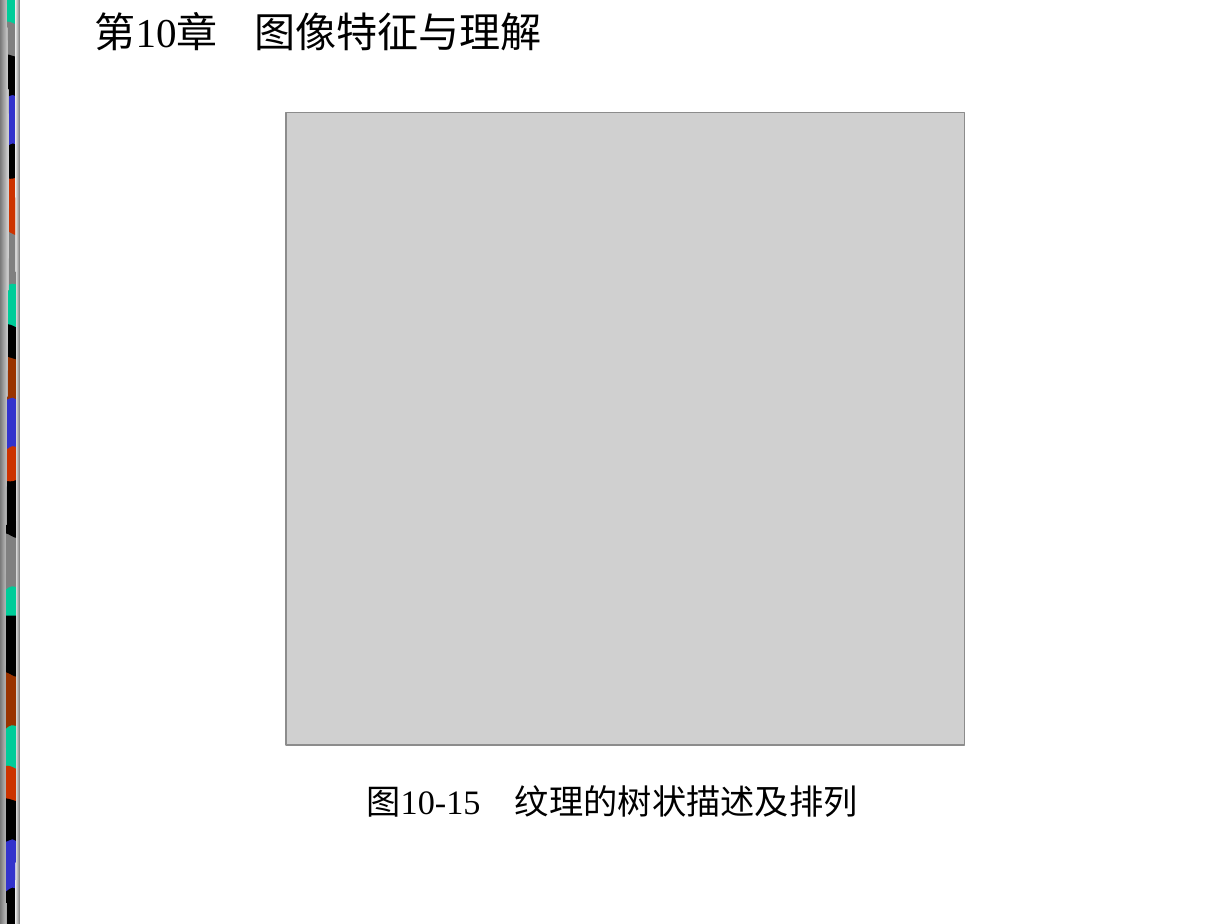
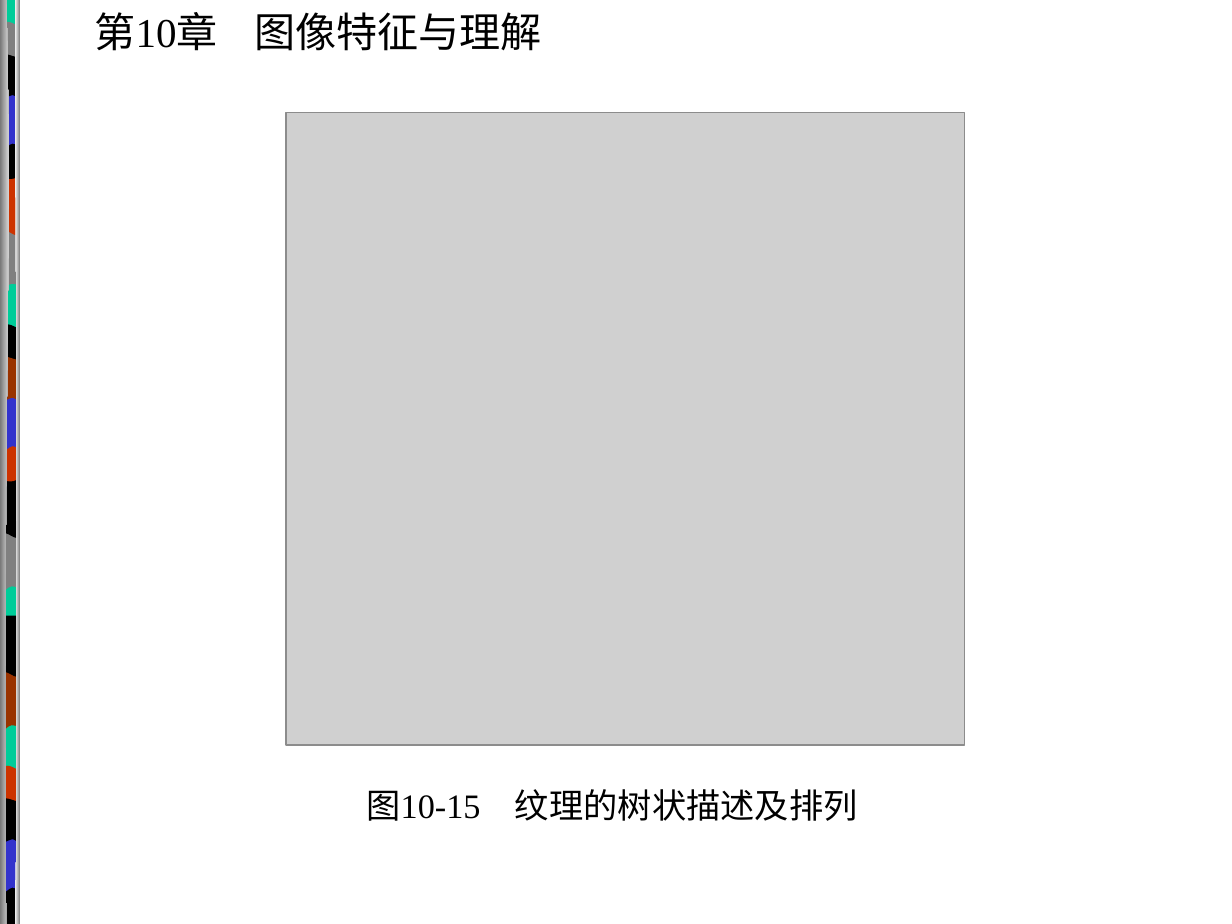
Before and after one commit to RMSnow/DIP-Notes, a slide deck: slide 79 of 课件/第10章.ppt. Drawn at 1232x924 pixels with LibreOffice and Linux fonts; fonts in the diff are those of the drawing; grey boxes stand for pictures; background and template pictures are left out. Boxes give left, top, right and bottom in pixels: in the first picture for what was removed or moved away, otherwise in the second. Text is boxed around its words. In the diff, an @@ line names an element or a change of style, - is before the commit and + after.

```diff
--- a/课件/第10章.ppt
+++ b/课件/第10章.ppt
@@ text "图10-15 纹理的树状描述及排列" at [366, 789, 858, 821]: line spacing 1.1 to 1.2 @@
```
Also in this commit, not shown: 176 other slides changed, 20 other files.
